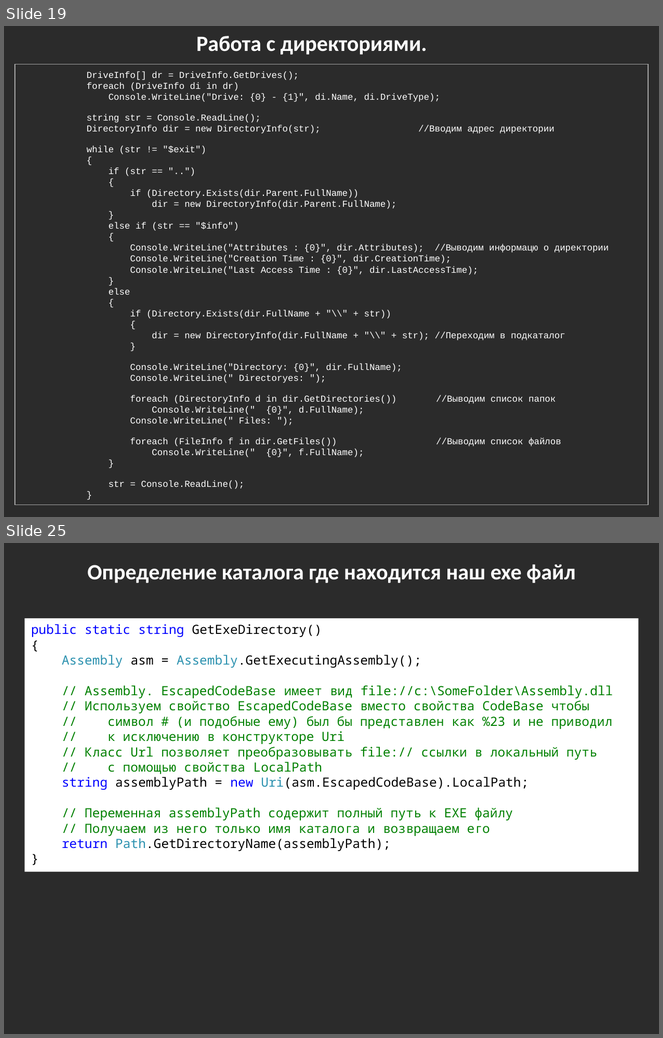
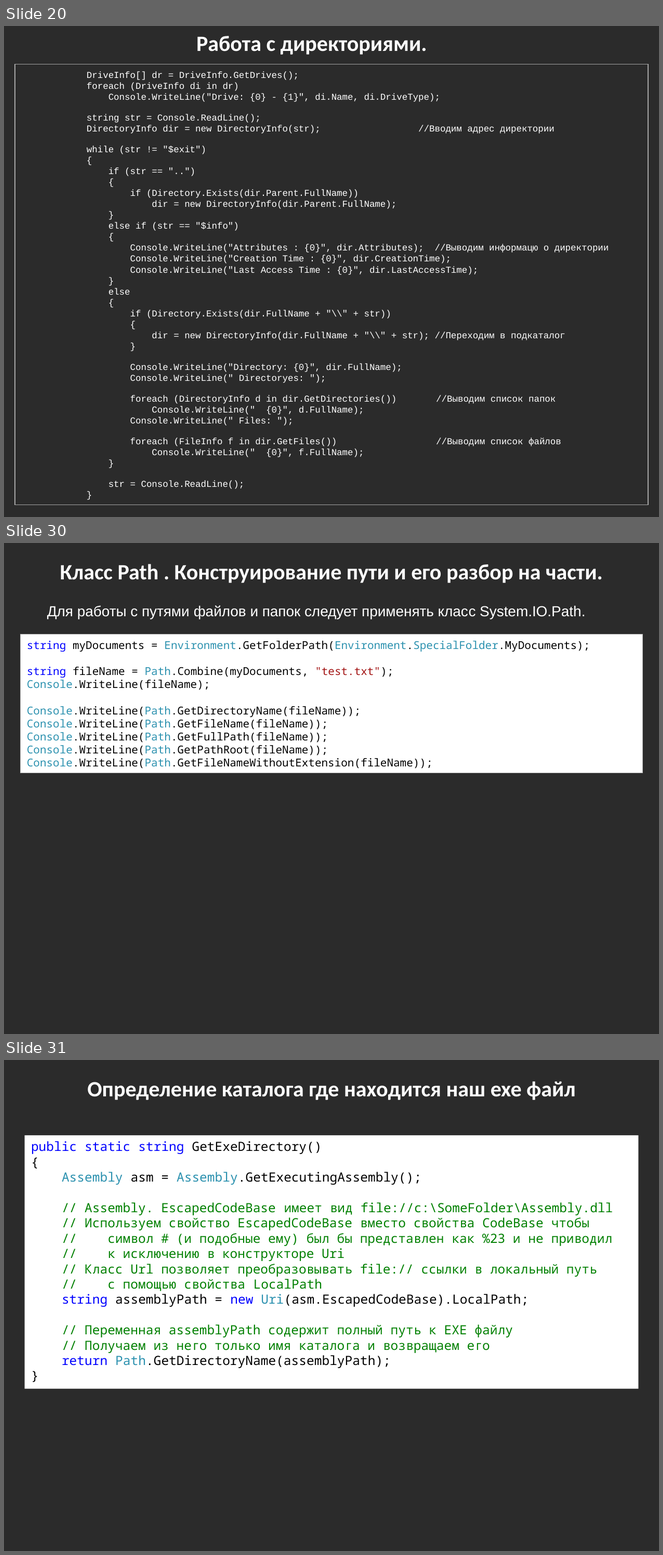
Before and after one commit to bazile/Training, a slide deck: Presentation/lesson-04-io.pptx. Shown one above the other, each under a label of ours: slides 19 and 25 before the commit, slides 20, 30 and 31 after it; the slides between them are not shown. The pictures are 663x1038 and 663x1555 pixels, drawn with LibreOffice and Linux fonts; fonts in the diff are those of the drawing; background and template pictures are left out; a plain dark background stands for a picture behind light text. Boxes give left, top, right and bottom in pixels: in the first picture for what was removed or moved away, otherwise in the second. Text is boxed around its words. In the diff, an @@ line names an element or a change of style, - is before the commit and + after.

```diff
--- a/Presentation/lesson-04-io.pptx
+++ b/Presentation/lesson-04-io.pptx
@@ slide 30 added at bbox=[4, 543, 659, 1034], background picture (left out) @@
@@ text added at bbox=[60, 564, 603, 583], 24 pt, text #FFFFFF, bold @@
+Класс Path . Конструирование пути и его разбор на части.
@@ text added at bbox=[47, 605, 585, 619], 16 pt, text #FFFFFF @@
+Для работы с путями файлов и папок следует применять класc System.IO.Path.
@@ rectangle added at bbox=[21, 634, 643, 773], fill #FFFFFF, outline #A6A6A6 0.75 pt, 12 pt, text #000000 @@
+string myDocuments = Environment.GetFolderPath(Environment.SpecialFolder.MyDocuments);
+string fileName = Path.Combine(myDocuments, "test.txt");
+Console.WriteLine(fileName);
+Console.WriteLine(Path.GetDirectoryName(fileName));
+Console.WriteLine(Path.GetFileName(fileName));
+Console.WriteLine(Path.GetFullPath(fileName));
+Console.WriteLine(Path.GetPathRoot(fileName));
+Console.WriteLine(Path.GetFileNameWithoutExtension(fileName));
@@ what was slide 19 is now slide 20 @@
@@ what was slide 25 is now slide 31 @@
```
Also in this commit, not shown: 7 slides changed, 5 other slides added, 2 other files.
